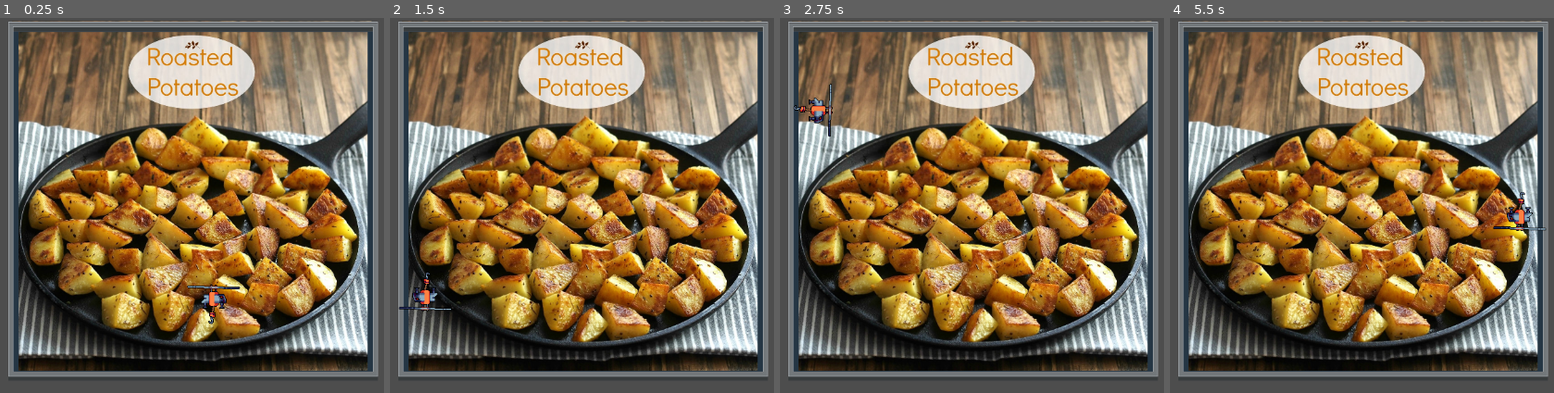
Above: before the commit, frames 1-4 (left to right).
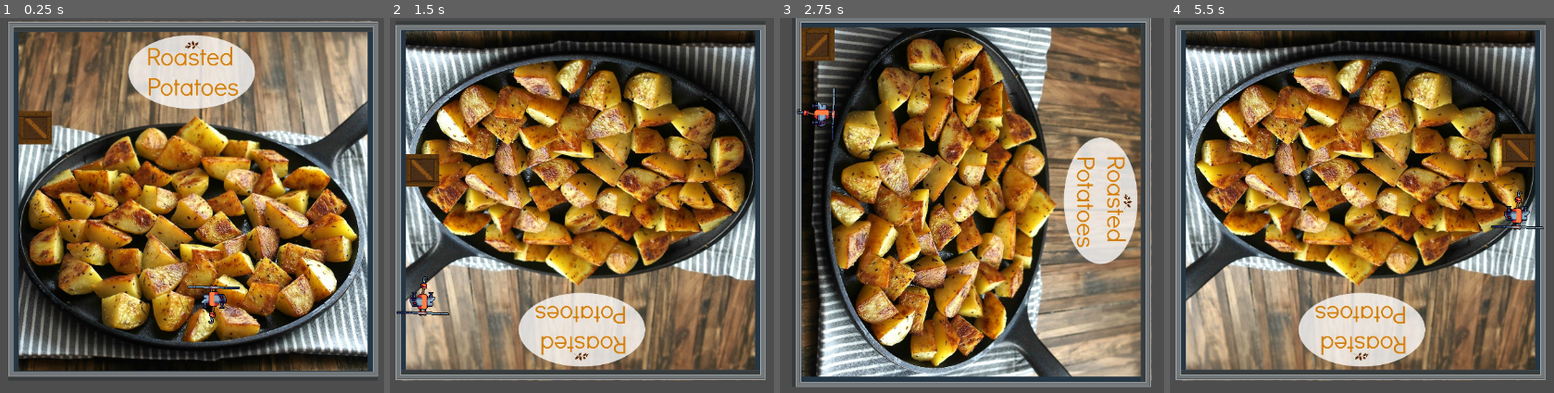
Above: after the commit, the same moments.

Repository: Luna264/gravitygame
Game: Godot game, scene res://node_2d.tscn
Same seed, same stepped clock (60 frames per second), same inputs: the game is played once before the commit and once after it.
Inputs:
- Up to frame 1 (0.25 s): no input
- Up to frame 2 (1.5 s): tap Enter at 0.5 s; hold D (gravRight) 0.53-1.28 s; tap Alt at 0.6 s; hold S (gravDown) from 1.28 s (still down); tap Shift at 1.35 s
- Up to frame 3 (2.75 s): release S (gravDown) at 2.03 s; hold D (gravRight) from 2.03 s (still down); tap Alt at 2.1 s
- Up to frame 4 (5.5 s): tap Space at 2.75 s; release D (gravRight) at 2.78 s; hold W (gravUp) 2.78-3.53 s; tap Shift at 2.85, 4.35 s; hold A (gravLeft) 3.53-5.03 s; tap Alt at 3.6, 5.1 s; tap Enter at 5 s; hold S (gravDown) from 5.03 s (still down)

The runs differ from the first frame. In frame 1, 0.8% of the frame differs, in the area x 4-14%, y 24-34%; in frame 2, 87%; in frame 3, 87%; in frame 4, 87%, in the area x 1-99%, y 0-97%.
Error before the commit: Parse Error: "extends" can only be used once. (res://node_2d.gd:3)

Commit message:
added falling box

Diff:
--- a/Game/gravitygame/box.gd
+++ b/Game/gravitygame/box.gd
@@ -1,21 +1,32 @@
-extends RigidBody2D
-const STRENGTH_GRAVITY:= 400
+extends CharacterBody2D
+
+func rotate_left():
+	var tween = create_tween()
+	tween.tween_property(self, "rotation_degrees", -90, 0)
+
+func rotate_right():
+	var tween = create_tween()
+	tween.tween_property(self, "rotation_degrees", 90, 0)
+
+func rotate_down():
+	var tween = create_tween()
+	tween.tween_property(self, "rotation_degrees", 180, 0)
+
+func rotate_up():
+	var tween = create_tween()
+	tween.tween_property(self, "rotation_degrees", 0, 0)
+
 
 func _physics_process(delta):
-	var gravity = get_gravity_vector()
-	apply_central_force(gravity * STRENGTH_GRAVITY)
+	var direction = Vector2.UP.rotated(rotation)
+	velocity = direction * -500
+	if Input.is_action_just_pressed("gravLeft"):
+		rotate_left()
+	if Input.is_action_just_pressed("gravRight"):
+		rotate_right()
+	if Input.is_action_just_pressed("gravUp"):
+		rotate_up()
+	if Input.is_action_just_pressed("gravDown"):
+		rotate_down()
 
-
-func get_gravity_vector() -> Vector2:
-	var bg = get_tree().get_current_scene().get_node("level/SquareBg")
-	return bg.gravity_vector
-
-
-# Called when the node enters the scene tree for the first time.
-func _ready() -> void:
-	pass # Replace with function body.
-
-
-# Called every frame. 'delta' is the elapsed time since the previous frame.
-func _process(delta: float) -> void:
-	pass
+	move_and_slide()
--- a/Game/gravitygame/box.tscn
+++ b/Game/gravitygame/box.tscn
@@ -1,18 +1,18 @@
 [gd_scene load_steps=4 format=3 uid="uid://djo47o0pptcva"]
 
 [ext_resource type="Texture2D" uid="uid://k47dgpbj2jya" path="res://1.png" id="1_g2tbl"]
-[ext_resource type="Script" uid="uid://dt88xevyr33nr" path="res://box.gd" id="1_oq5cr"]
+[ext_resource type="Script" uid="uid://qx1n8nhl08km" path="res://box.gd" id="1_oq5cr"]
 
-[sub_resource type="RectangleShape2D" id="RectangleShape2D_kdubu"]
-size = Vector2(50, 50)
+[sub_resource type="RectangleShape2D" id="RectangleShape2D_q6r6c"]
+size = Vector2(52, 50)
 
-[node name="RigidBody2D" type="RigidBody2D"]
+[node name="box" type="CharacterBody2D"]
 script = ExtResource("1_oq5cr")
 
 [node name="Sprite2D" type="Sprite2D" parent="."]
 texture_filter = 1
-scale = Vector2(0.099, 0.099)
+scale = Vector2(0.1, 0.1)
 texture = ExtResource("1_g2tbl")
 
 [node name="CollisionShape2D" type="CollisionShape2D" parent="."]
-shape = SubResource("RectangleShape2D_kdubu")
+shape = SubResource("RectangleShape2D_q6r6c")
--- a/Game/gravitygame/node_2d.gd
+++ b/Game/gravitygame/node_2d.gd
@@ -1,25 +1,5 @@
 extends Node2D
 
-extends Sprite2D
-var current_direction := "down"
-var gravity_vector:= Vector2.DOWN
-
-func rotate_to(direction: String):
-	if direction == current_direction:
-		return
-match direction:
-	"up":
-		rotation_degrees: 90
-		gravity_vector: Vector2.UP
-	"down":
-		rotation_degrees:0
-		gravity_vector: Vector2.DOWN
-	"left":
-		rotation_degrees: -90
-		gravity_vector: Vector2.LEFT
-	"right":
-		rotation_degrees: 180
-		gravity_vector: Vector2.RIGHT
 
 # Called when the node enters the scene tree for the first time.
 func _ready() -> void:
--- a/Game/gravitygame/node_2d.tscn
+++ b/Game/gravitygame/node_2d.tscn
@@ -1,7 +1,8 @@
-[gd_scene load_steps=7 format=4 uid="uid://dvppk7firvhi6"]
+[gd_scene load_steps=8 format=4 uid="uid://dvppk7firvhi6"]
 
 [ext_resource type="Script" uid="uid://r1uk5sjryyra" path="res://node_2d.gd" id="1_0hol4"]
 [ext_resource type="Texture2D" uid="uid://hv7bvlsfs8xd" path="res://potatoes.jpg" id="2_epypp"]
+[ext_resource type="PackedScene" uid="uid://djo47o0pptcva" path="res://box.tscn" id="4_q6r6c"]
 [ext_resource type="PackedScene" uid="uid://djfnwhi5s6jx4" path="res://ameera_drone_test.tscn" id="5_kdubu"]
 [ext_resource type="Texture2D" uid="uid://b2legxs3pwddr" path="res://tileset_sf.png" id="5_q6r6c"]
 
@@ -1916,5 +1917,8 @@
 tile_map_data = PackedByteArray("AAAVAAIAAQBOABgAAAAWAAIAAQBPABgAAAAXAAIAAQBQABgAAAAYAAIAAQBRABgAAAAZAAIAAQBSABgAAAAaAA …(2160 unchanged characters)…
 tile_set = SubResource("TileSet_kdubu")
 
+[node name="box" parent="level" instance=ExtResource("4_q6r6c")]
+position = Vector2(346, 72)
+
 [node name="drone test" parent="." instance=ExtResource("5_kdubu")]
 position = Vector2(622, 350)
Not shown, changed: Game/gravitygame/box.gd.uid
